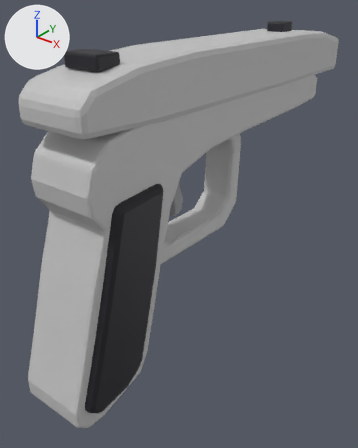
What one commit did to the glTF model assets/guns/generic-pistol.glb.
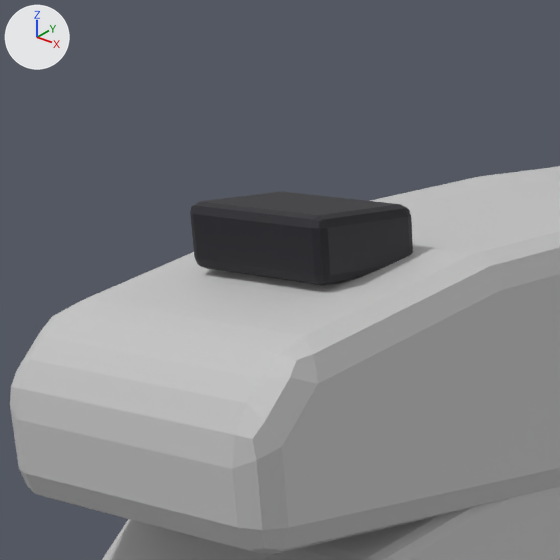
The first picture shows the older version from a 50 mm lens placed at (0.145, -0.124, 0.079), pointed at (-0.006, 0.064, -0.037). The close-ups show the older and then the newer version on the part from 4% to 44% of the width and 0% to 32% of the height of that picture. Only the edits that show in the close-ups are written down. The lights are fixed; the arrows at upper left show +X, +Y and +Z. Objects named as collision shapes, trigger or cutter boxes, shadow casters or lower levels of detail are left out. Where no turn or scale is listed for an object, it has been applied to the vertices. Vertices at exactly the same position are counted once.

Script lines for the objects in view, before the commit:
```python
me_barrel_shell_lod0 = bpy.data.meshes.new('barrel_shell_lod0')
me_barrel_shell_lod0.from_pydata(...)  # 106 vertices, 208 faces; spans x -0.018..0.018, y -0.106..0.106, z -0.013..0.013
me_barrel_shell_lod0.materials.append(mat_body)  # light grey #c4c4c4
me_frame_lod0 = bpy.data.meshes.new('frame_lod0')
me_frame_lod0.from_pydata(...)  # 280 vertices, 556 faces; spans x -0.017..0.017, y -0.101..0.101, z -0.064..0.064
me_frame_lod0.materials.append(mat_body)  # light grey #c4c4c4
me_rear_sight_geometry_lod0 = bpy.data.meshes.new('rear_sight_geometry_lod0')
me_rear_sight_geometry_lod0.from_pydata(...)  # 56 vertices, 108 faces; spans x -0.009..0.009, y -0.006..0.006, z -0.003..0.003
me_rear_sight_geometry_lod0.materials.append(mat_dark)  # black #1d1d24
ob_barrel_shell_lod0 = bpy.data.objects.new('barrel_shell_lod0', me_barrel_shell_lod0)
ob_barrel_shell_lod0.location = (0.0, 0.0885, 0.042)
ob_frame_lod0 = bpy.data.objects.new('frame_lod0', me_frame_lod0)
ob_frame_lod0.location = (0.0, 0.0685, -0.0305)
ob_rear_sight_geometry_lod0 = bpy.data.objects.new('rear_sight_geometry_lod0', me_rear_sight_geometry_lod0)
ob_rear_sight_geometry_lod0.location = (0.0, 0.005, 0.054)
```
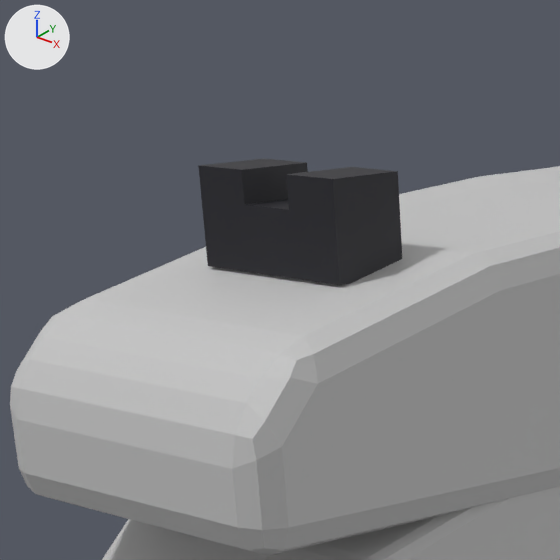
Pixel boxes (x1, y1, x2, y2) of what changed, in the close-ups (560 x 560 px):
'rear_sight_geometry_lod0', reshaped, moved (8% narrower, 34% taller)
    before: (190, 191, 413, 285)
    after: (198, 159, 402, 285)

What changed in the scene script:
```text
Change me_rear_sight_geometry_lod0:
    used by ob_rear_sight_geometry_lod0; location = (0.0, 0.005, 0.054)
    remove me_rear_sight_geometry_lod0.from_pydata(...)  # 56 vertices, 108 faces; spans x -0.009..0.009, y -0.006..0.006, z -0.003..0.003
    add me_rear_sight_geometry_lod0.from_pydata(...)  # 16 vertices, 28 faces; spans x -0.009..0.009, y -0.004..0.004, z -0.0045..0.0045
    me_rear_sight_geometry_lod0 part 1: the whole mesh is rebuilt
Change ob_rear_sight_geometry_lod0:
    ob_rear_sight_geometry_lod0.location: (0.0, 0.005, 0.054) -> (0.0, 0.005, 0.0555)
```
